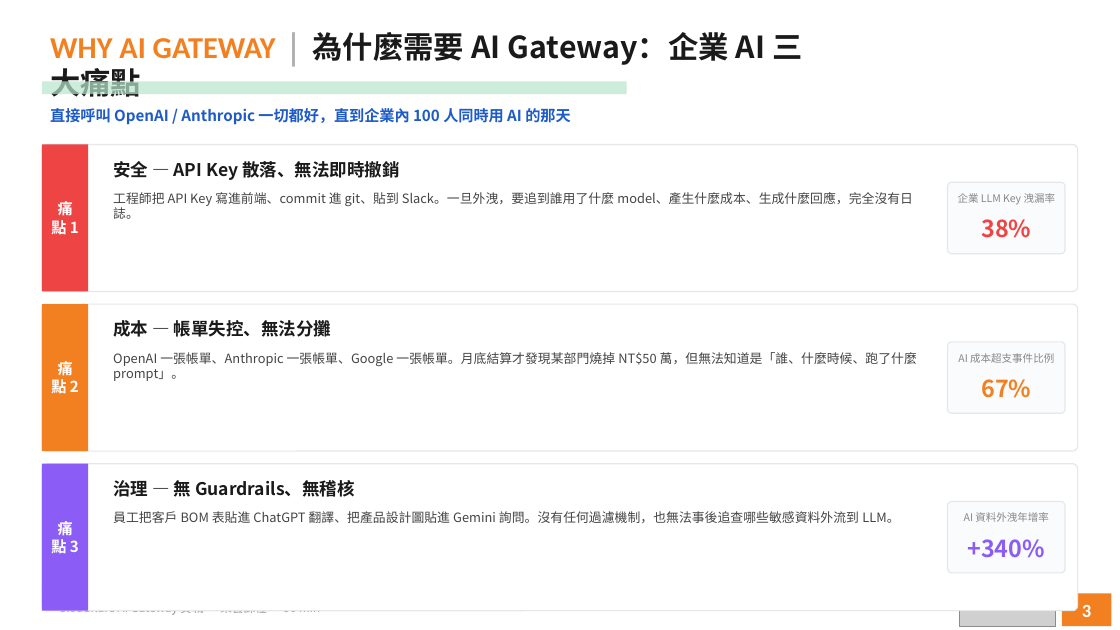
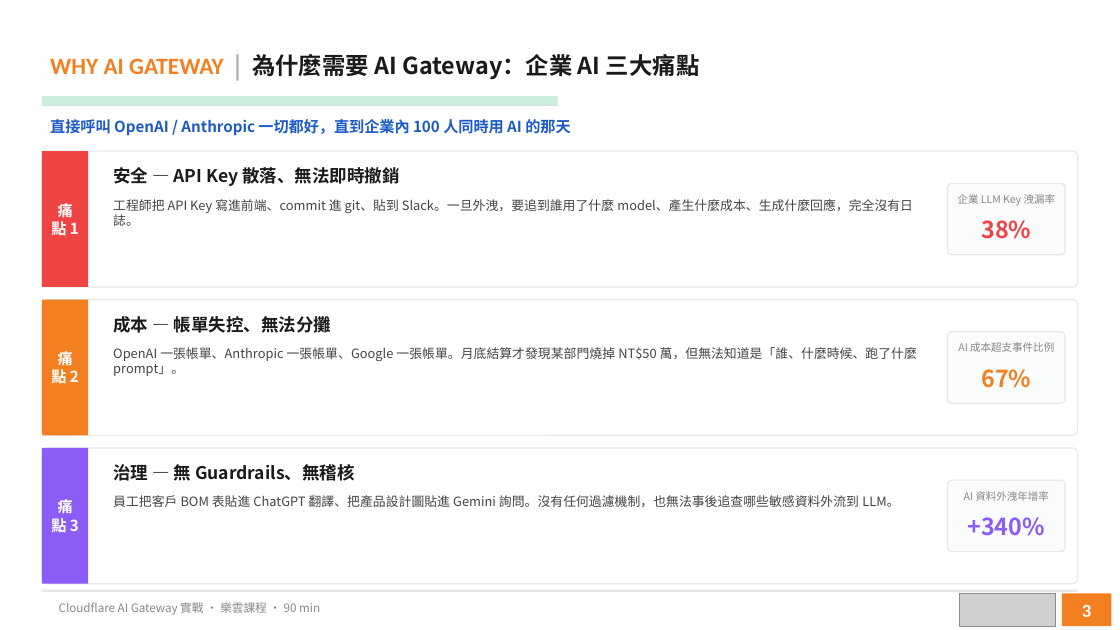
Before and after one commit to victor-workspace/cloudflare-aigw-course, a slide deck: slide 3 of slides/aigw-course.pptx. Drawn at 1120x630 pixels with LibreOffice and Linux fonts; fonts in the diff are those of the drawing; grey boxes stand for pictures. Boxes give left, top, right and bottom in pixels: in the first picture for what was removed or moved away, otherwise in the second. Text is boxed around its words. In the diff, an @@ line names an element or a change of style, - is before the commit and + after.

```diff
--- a/slides/aigw-course.pptx
+++ b/slides/aigw-course.pptx
@@ text "WHY AI GATEWAY | 為什麼需要 ..." at <box>50,54,699,79</box>: size 26 to 20 pt @@
@@ text "直接呼叫 OpenAI / Anthropic 一切都好，直到企業內 ...": place and size @@
-text "直接呼叫 OpenAI / Anthropic 一切都好，直到企業內 ..." at <box>50,108,570,125</box>
+text "直接呼叫 OpenAI / Anthropic 一切都好，直到企業內 ..." at <box>50,119,570,136</box>
@@ rectangle: place and size @@
-rectangle at <box>42,82,627,94</box>
+rectangle at <box>42,96,558,106</box>
@@ rounded rectangle: place and size @@
-rounded rectangle at <box>42,145,1078,292</box>
+rounded rectangle at <box>42,151,1078,287</box>
@@ rectangle: place and size @@
-rectangle at <box>42,145,88,292</box>
+rectangle at <box>42,151,88,287</box>
@@ text "安全 — API Key 散落、無法即時撤銷": place and size @@
-text "安全 — API Key 散落、無法即時撤銷" at <box>113,161,399,180</box>
+text "安全 — API Key 散落、無法即時撤銷" at <box>113,167,399,186</box>
@@ text "工程師把 API Key 寫進前端、commit 進 ...": place and size @@
-text "工程師把 API Key 寫進前端、commit 進 ..." at <box>113,192,913,219</box>
+text "工程師把 API Key 寫進前端、commit 進 ..." at <box>113,199,913,226</box>
@@ text "痛點 2": place and size @@
-text "痛點 2" at <box>51,359,79,397</box>
+text "痛點 2" at <box>51,349,79,387</box>
@@ rounded rectangle: place and size @@
-rounded rectangle at <box>42,304,1078,451</box>
+rounded rectangle at <box>42,300,1078,436</box>
@@ rectangle: place and size @@
-rectangle at <box>42,304,88,451</box>
+rectangle at <box>42,300,88,436</box>
@@ text "成本 — 帳單失控、無法分攤": place and size @@
-text "成本 — 帳單失控、無法分攤" at <box>113,320,331,337</box>
+text "成本 — 帳單失控、無法分攤" at <box>113,316,331,333</box>
@@ text "OpenAI 一張帳單、Anthropic 一張帳單、Google 一張帳單。月底結算才發現某部門燒掉 NT$50 ...": place and size @@
-text "OpenAI 一張帳單、Anthropic 一張帳單、Google 一張帳單。月底結算才發現某部門燒掉 NT$50 ..." at <box>113,352,917,381</box>
+text "OpenAI 一張帳單、Anthropic 一張帳單、Google 一張帳單。月底結算才發現某部門燒掉 NT$50 ..." at <box>113,347,917,376</box>
@@ 2 texts, 1 rounded rectangle: place and size @@
-2 texts, 1 rounded rectangle at <box>948,342,1065,413</box>
+2 texts, 1 rounded rectangle at <box>948,332,1065,403</box>
@@ text "痛點 3": place and size @@
-text "痛點 3" at <box>51,519,79,557</box>
+text "痛點 3" at <box>51,497,79,535</box>
@@ proportions changed in 3 elements at <box>42,151,1078,287</box>, <box>42,300,1078,436</box>, <box>42,448,1078,584</box> @@
@@ rounded rectangle: place and size @@
-rounded rectangle at <box>42,464,1078,611</box>
+rounded rectangle at <box>42,448,1078,584</box>
@@ rectangle: place and size @@
-rectangle at <box>42,464,88,611</box>
+rectangle at <box>42,448,88,584</box>
@@ text "治理 — 無 Guardrails、無稽核": place and size @@
-text "治理 — 無 Guardrails、無稽核" at <box>113,480,355,497</box>
+text "治理 — 無 Guardrails、無稽核" at <box>113,464,355,481</box>
@@ text "員工把客戶 BOM 表貼進 ChatGPT 翻譯、把產品設計圖貼進 ...": place and size @@
-text "員工把客戶 BOM 表貼進 ChatGPT 翻譯、把產品設計圖貼進 ..." at <box>113,511,899,523</box>
+text "員工把客戶 BOM 表貼進 ChatGPT 翻譯、把產品設計圖貼進 ..." at <box>113,495,899,507</box>
@@ 2 texts, 1 rounded rectangle: place and size @@
-2 texts, 1 rounded rectangle at <box>948,502,1065,573</box>
+2 texts, 1 rounded rectangle at <box>948,481,1065,552</box>
```
Also in this commit, not shown: 9 other slides changed, 1 slide added, 1 slide removed, 3 other files.
